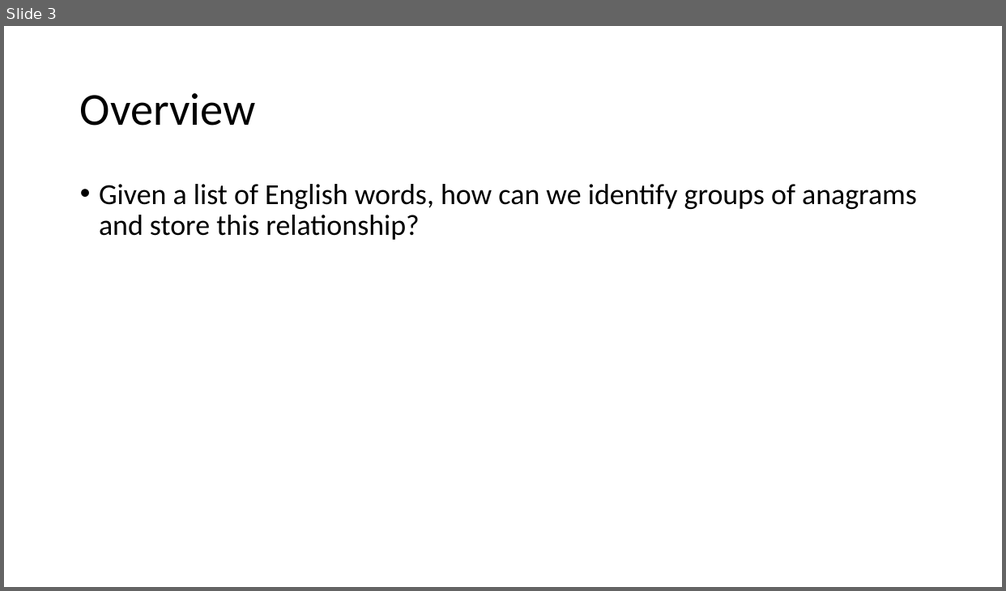
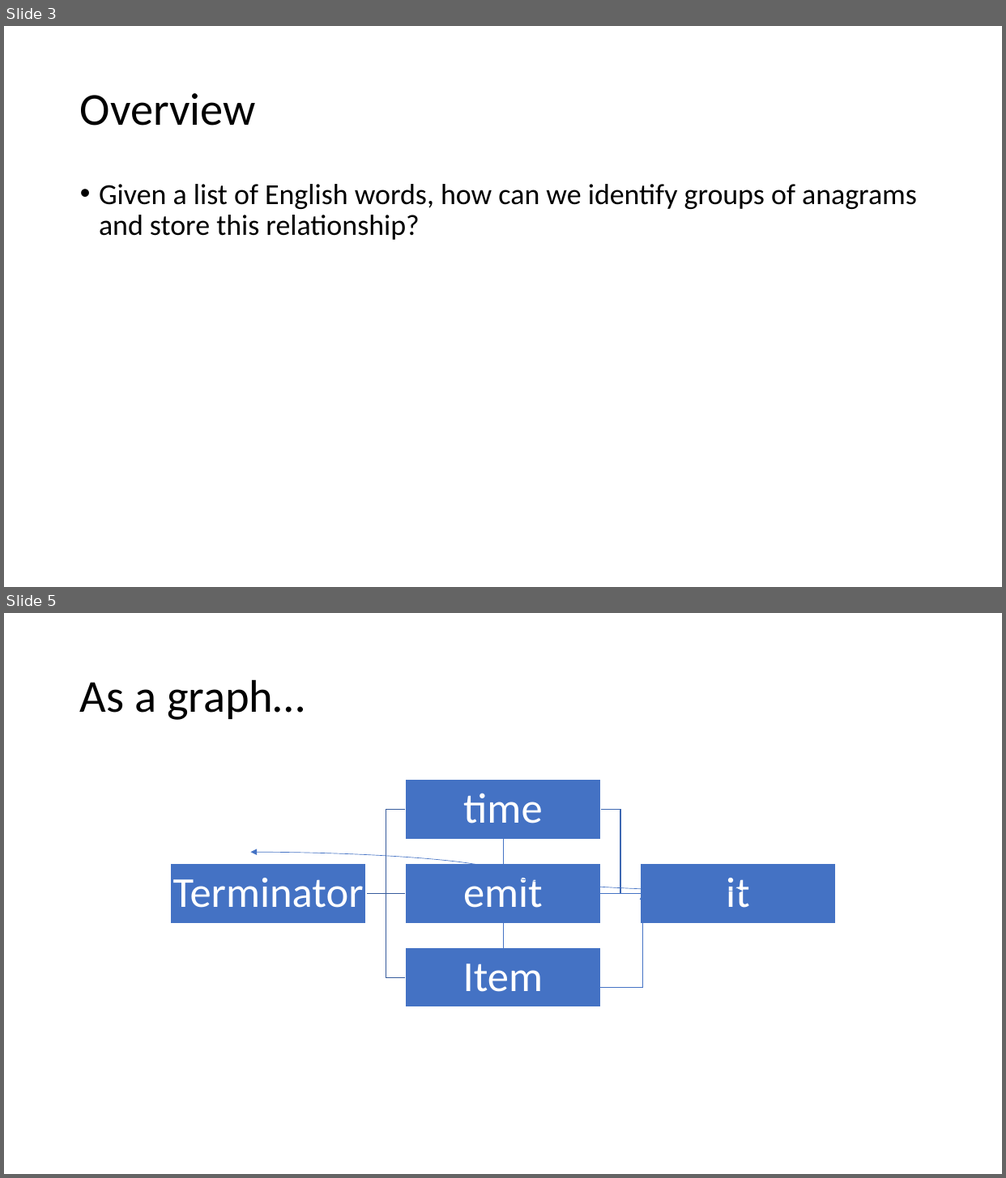
Before and after one commit to mike-babb/intro_to_python, a slide deck: Finding Anagrams.pptx. Shown one above the other, each under a label of ours: slide 3 before the commit, slides 3 and 5 after it; the slides between them are not shown. The pictures are 1006x591 and 1006x1178 pixels, drawn with LibreOffice and Linux fonts; fonts in the diff are those of the drawing. Boxes give left, top, right and bottom in pixels: in the first picture for what was removed or moved away, otherwise in the second. Text is boxed around its words. In the diff, an @@ line names an element or a change of style, - is before the commit and + after.

```diff
--- a/Finding Anagrams.pptx
+++ b/Finding Anagrams.pptx
@@ slide 5 added at [4, 613, 1002, 1174], background #FFFFFF @@
@@ title added at [80, 679, 305, 720], 44 pt, text #000000 @@
+As a graph…
@@ line added from (503, 825) to (503, 879), #4472C4 0.5 pt @@
@@ curved double arrow added from (251, 853) to (743, 892), #4472C4 0.5 pt @@
@@ line added from (582, 894) to (668, 894), #4472C4 0.5 pt @@
@@ elbow arrow added from (600, 982) to (642, 894), #4472C4 0.5 pt @@
@@ line added from (503, 918) to (503, 965), #4472C4 0.5 pt @@
@@ group added at [171, 780, 836, 1007]: 5 rectangles, 5 texts, 4 freeform shapes @@
+Terminator
+time
+it
+emit
+Item
```
Also in this commit, not shown: 1 slide changed, 1 other slide added, 1 slide removed, 2 other files.
